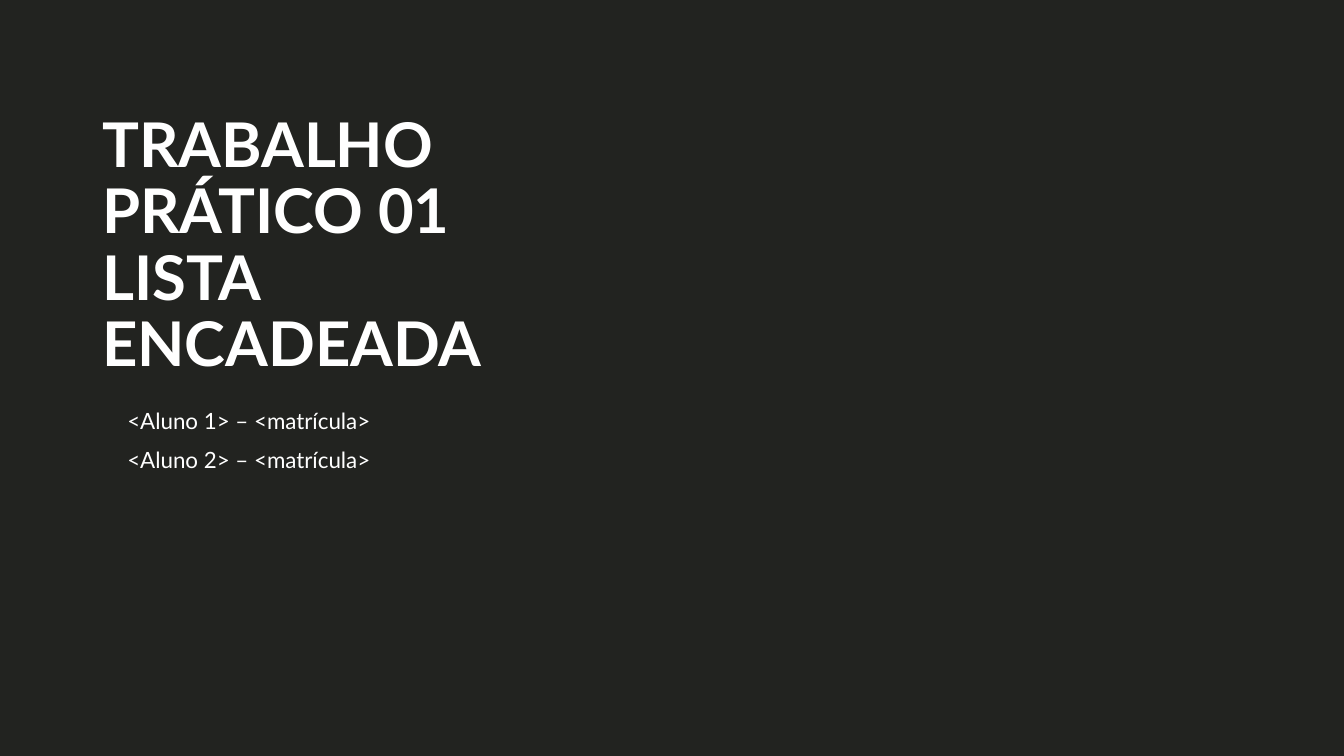
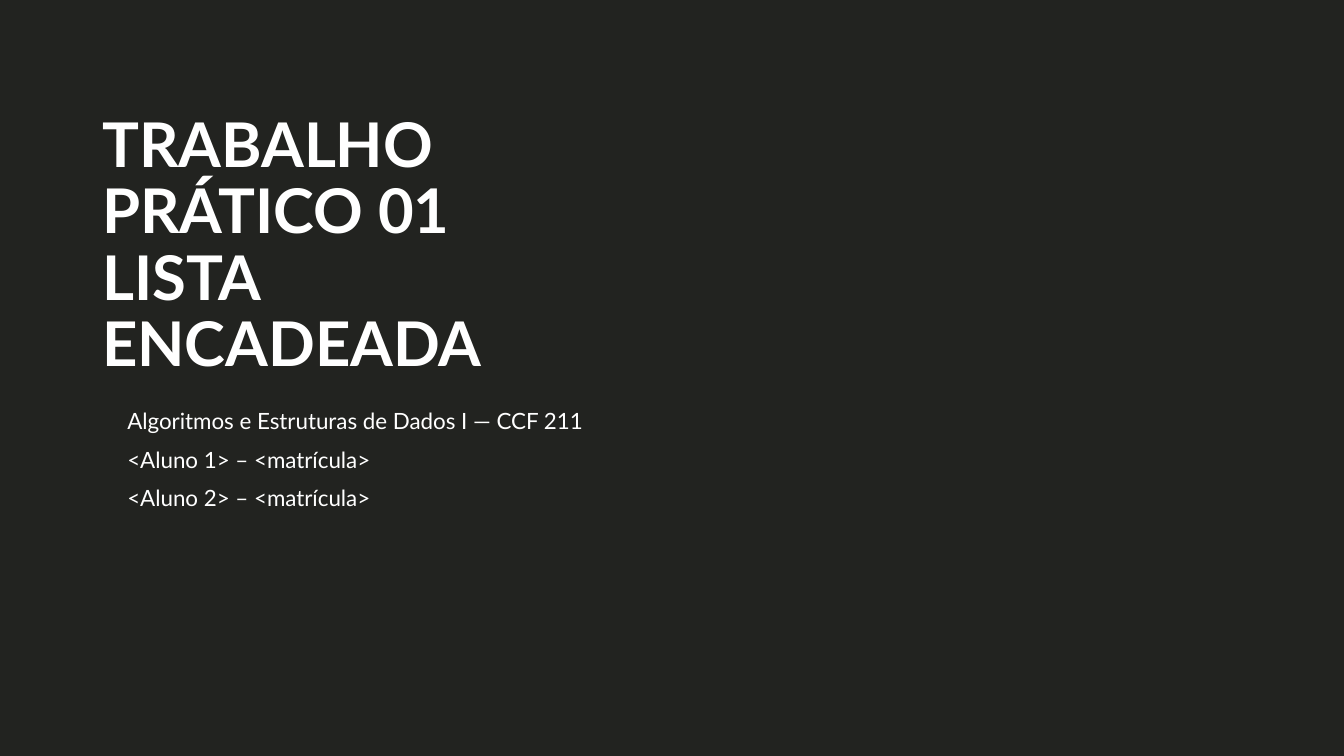
Before and after one commit to revoltzlz/tp-1, a slide deck: slide 1 of apresentacao/slides.pptx. Drawn at 1344x756 pixels with LibreOffice and Linux fonts; fonts in the diff are those of the drawing; background and template pictures are left out. Boxes give left, top, right and bottom in pixels: in the first picture for what was removed or moved away, otherwise in the second. Text is boxed around its words. In the diff, an @@ line names an element or a change of style, - is before the commit and + after.

```diff
--- a/apresentacao/slides.pptx
+++ b/apresentacao/slides.pptx
@@ text at (127,412,583,433): paragraph added @@
+Algoritmos e Estruturas de Dados I — CCF 211
```
Also in this commit, not shown: 11 other slides changed, 11 other files.
